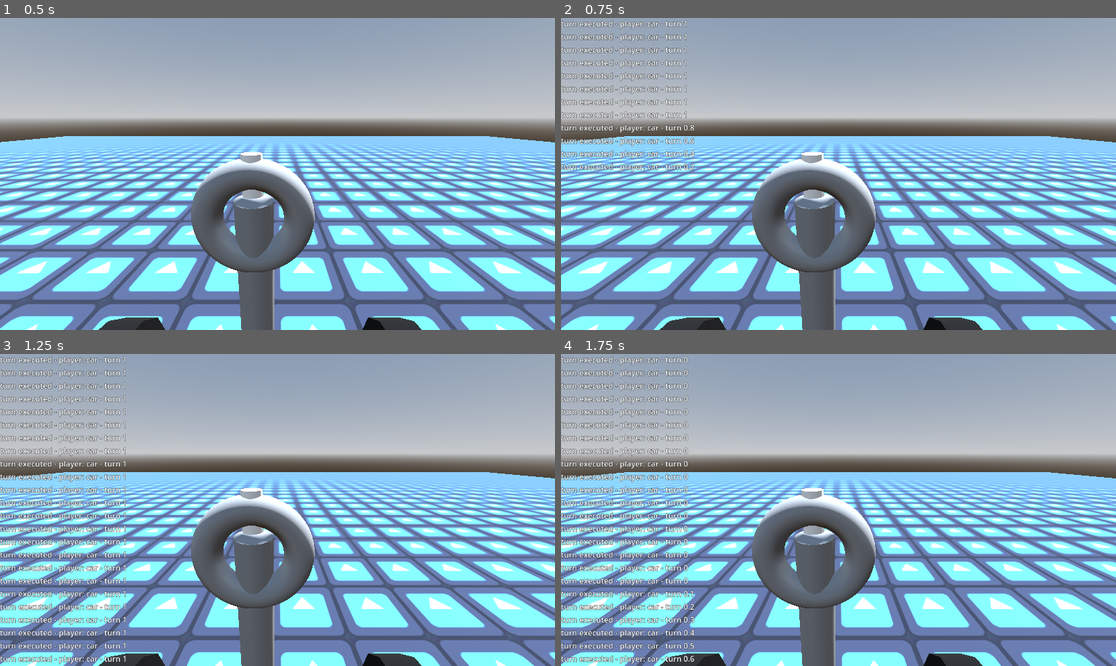
Above: before the commit, frames 1-4 (two rows, left to right).
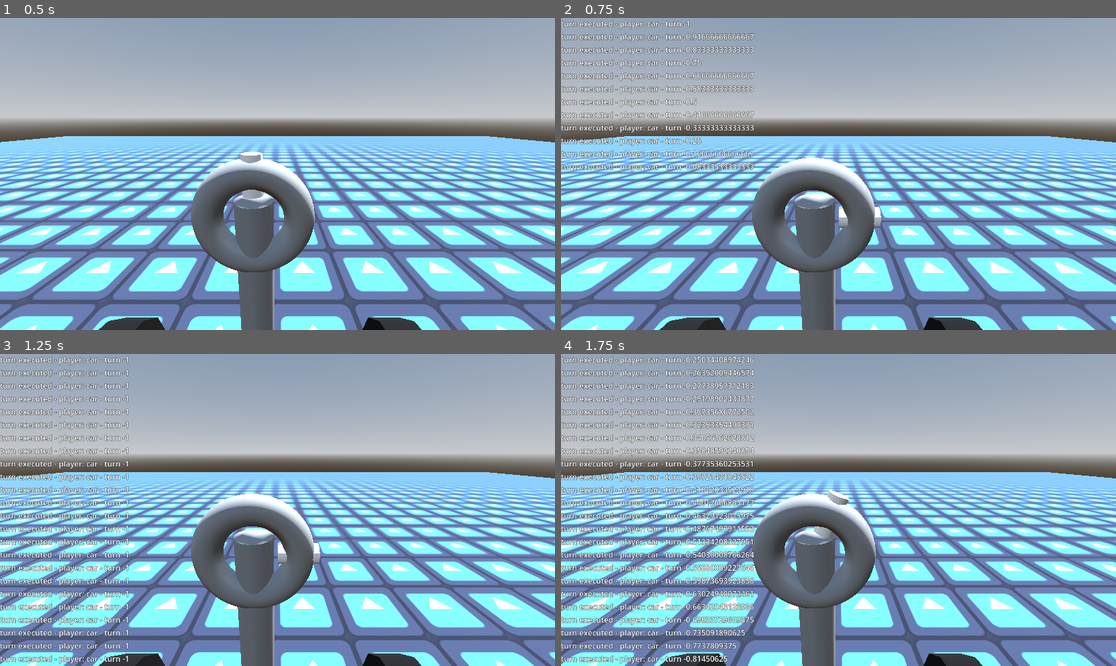
Above: after the commit, the same moments.

Repository: franciscoenriq/Panhales-en-Fuga
Game: Godot game, scene res://scenes/base-volante.tscn
Two runs of this game, one before a commit and one after it. Both use one fixed random seed, a clock stepped at 60 frames per second and the inputs below. This scene is started directly instead of the project's main scene. The engine's default icon, where the game draws it, is replaced by a stand-in: a white triangle on a blue panel in a dark square.
Inputs:
- Up to frame 1 (0.5 s): no input
- Up to frame 2 (0.75 s): tap Enter at 0.5 s; hold Right (turn_right) from 0.53 s (still down); hold C (clutch) from 0.53 s (still down)
- Up to frame 3 (1.25 s): keep holding Right (turn_right); keep holding C (clutch)
- Up to frame 4 (1.75 s): release Right (turn_right) at 1.28 s; release C (clutch) at 1.28 s; hold B (brake) from 1.28 s (still down); tap A (gas) at 1.35 s

Frame 1 is identical in both runs. In frame 2, 2.1% of the frame differs, in the area x 22-58%, y 0-68%; in frame 3, 0.8%; in frame 4, 4.8%, in the area x 22-52%, y 0-99%.

Commit message:
arreglado giro del volante

Diff:
--- a/scenes/car.gd
+++ b/scenes/car.gd
@@ -1,18 +1,19 @@
 extends VehicleBody3D
 
-var isTurningLeft
-var isTurningRight
-@onready var volante = %MeshInstance3D
-var turningRate = 0.2
-var forceFeedback = 0.1
-var wheelRotationValue
+var isTurningLeft: bool
+var isTurningRight: bool
+@onready var volante=%MeshInstance3D
+var turningRate: float = 5.0  # Aumenta la velocidad de giro
+var forceFeedback: float = 3.0
+var maxWheelAngle: float = 90.0
+var wheelRotationValue: float
 
 func _ready() -> void:
 	isTurningLeft = false
 	isTurningRight = false
 	wheelRotationValue = 0
-func _process(delta):
 
+func _process(delta: float) -> void:
 	if Input.is_action_pressed("turn_left"):
 		isTurningLeft = true
 		isTurningRight = false
@@ -23,16 +24,17 @@
 		isTurningLeft = false
 		isTurningRight = false
 
-	if not isTurningLeft && not isTurningRight && wheelRotationValue!=0:
-		if wheelRotationValue>0:
-			wheelRotationValue-=forceFeedback
-		if wheelRotationValue<0:
-			wheelRotationValue+=forceFeedback
+	if isTurningLeft:
+		wheelRotationValue = clamp(wheelRotationValue + turningRate * delta, -1.0, 1.0)
+	elif isTurningRight:
+		wheelRotationValue = clamp(wheelRotationValue - turningRate * delta, -1.0, 1.0)
+	else:
+		wheelRotationValue = lerp(wheelRotationValue, 0.0, forceFeedback * delta)
 
-	if isTurningLeft && wheelRotationValue -turningRate >-1.0001:
-		wheelRotationValue-=turningRate
+	# Limita el ángulo del volante al rango deseado
+	wheelRotationValue = clamp(wheelRotationValue, -1.0, 1.0)
 
-	if isTurningRight && wheelRotationValue + turningRate<1.0001:
-		wheelRotationValue+=turningRate
-
-	GameController.turn(name,wheelRotationValue)
+	# Aplicar la rotación al volante
+	var rotation_angle = maxWheelAngle * wheelRotationValue
+	volante.rotation_degrees.y = rotation_angle
+	GameController.turn(name, wheelRotationValue)
